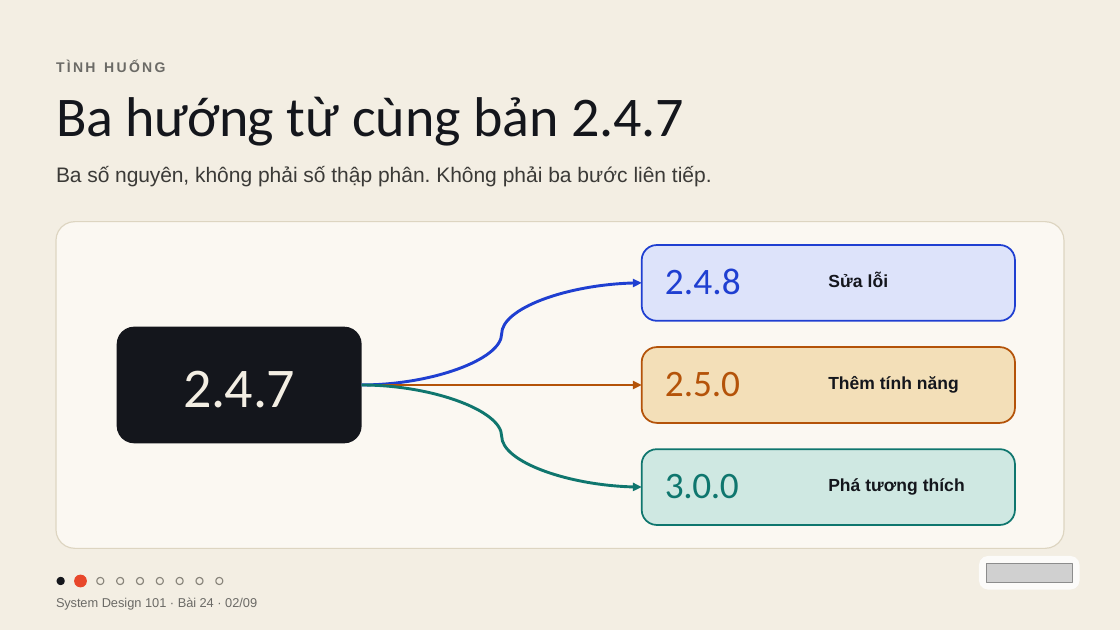
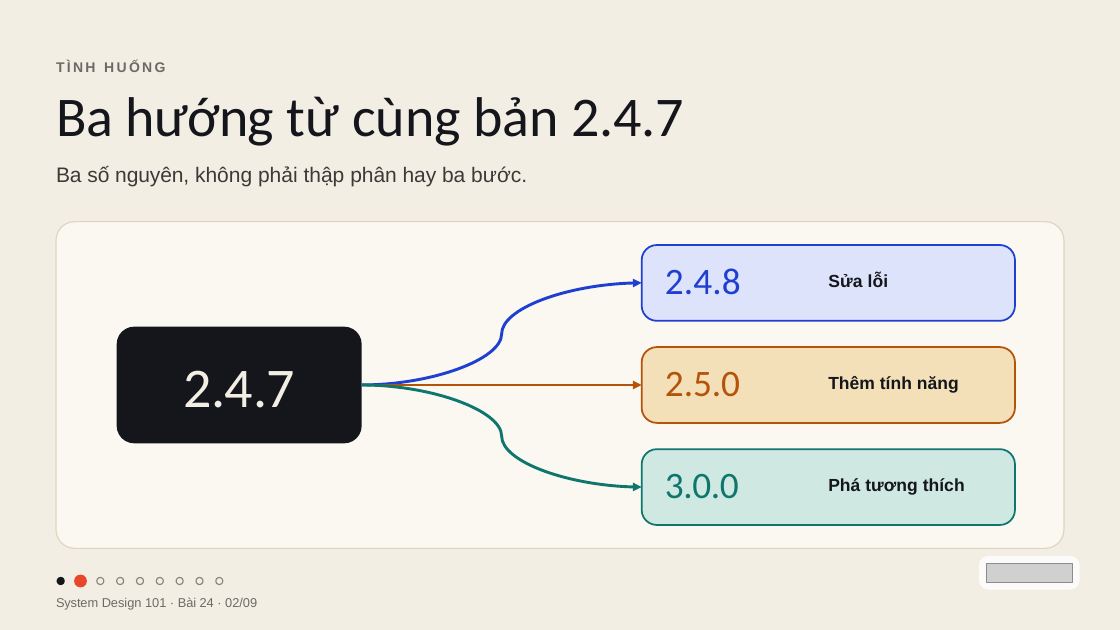
Before and after one commit to vohoailinh90/tool-marketing-studio, a slide deck: slide 2 of system-design-101/vi/lessons/sd-01-024/slides/sd-01-024.pptx. Drawn at 1120x630 pixels with LibreOffice and Linux fonts; fonts in the diff are those of the drawing; grey boxes stand for pictures. Boxes give left, top, right and bottom in pixels: in the first picture for what was removed or moved away, otherwise in the second. Text is boxed around its words. In the diff, an @@ line names an element or a change of style, - is before the commit and + after.

```diff
--- a/system-design-101/vi/lessons/sd-01-024/slides/sd-01-024.pptx
+++ b/system-design-101/vi/lessons/sd-01-024/slides/sd-01-024.pptx
@@ text at (x1=56, y1=166, x2=527, y2=186): text changed @@
-Ba số nguyên, không phải số thập phân. Không phải ba bước liên tiếp.
+Ba số nguyên, không phải thập phân hay ba bước.
```
Also in this commit, not shown: 1 other slide changed, 4 other files.
